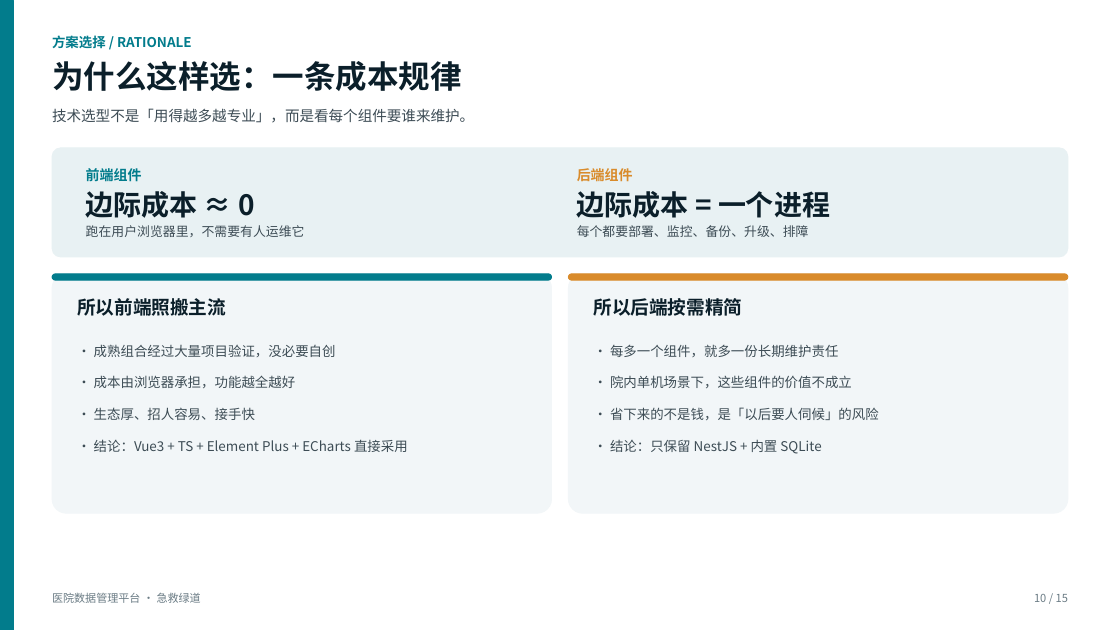
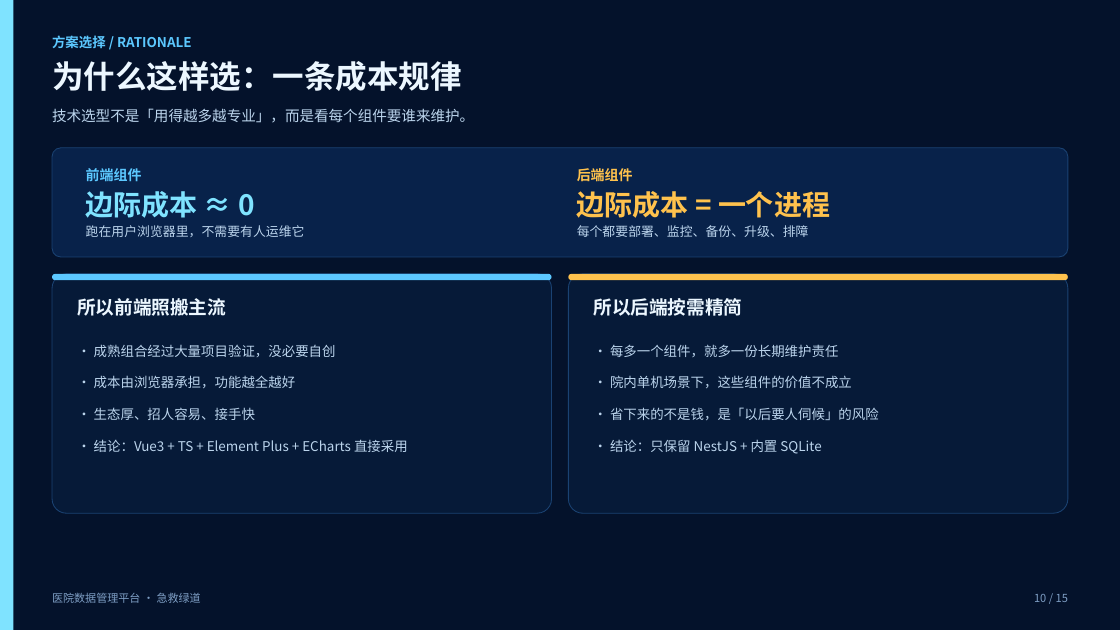
Before and after one commit to popostar11/hospital-data-platform, a slide deck: slide 10 of docs/ppt/医院数据管理平台-项目汇报.pptx. Drawn at 1120x630 pixels with LibreOffice and Linux fonts; fonts in the diff are those of the drawing. Boxes give left, top, right and bottom in pixels: in the first picture for what was removed or moved away, otherwise in the second. Text is boxed around its words. In the diff, an @@ line names an element or a change of style, - is before the commit and + after.

Commit message:
style(ppt): 两份演示稿改用大屏同色系（深色）
配色不再借用参考稿的青绿，改为直接取大屏自身的样式令牌：
  --c-bg-deep #02091A / --c-bg #04122B / 面板叠底 #08224A
  --c-line 柔和化 #1A4272 / --c-cyan #7FE3FF / --c-value #7FFFE0
  --c-text #DCEFFF / --c-text-dim #8FB4DC

改动范围：
- 两份脚本都改为令牌化配色，并支持 --light 切回浅色（便于打印）
- 内容页显式铺一层底色（深色主题必需），卡片加描边、表格换深色表头
- 深色底让大屏与后台截图与版面融为一体，比浅色底更贴合产品

顺带修掉两处构建脚本缺陷：
- band() 的两处调用误把「段落字典」当「run 列表」传入（KeyError: 't'）
- build-ppt.py 缺 import sys，且全局字符串替换误伤了调色板定义本身
  （出现 LABEL_ON_DARK = LABEL_ON_DARK 之类自引用）

验收：两份均为 16:9、0 个形状越界、check_office 结构与内容断言通过、渲染无缺字。

```diff
--- a/docs/ppt/医院数据管理平台-项目汇报.pptx
+++ b/docs/ppt/医院数据管理平台-项目汇报.pptx
@@ rectangle at (0, 0, 13, 630): fill #027C8C to #7FE3FF; outline #027C8C 0.75 pt to none @@
@@ rectangle added at (0, 0, 1120, 630), fill #04122B @@
@@ text "方案选择 / RATIONALE" at (52, 35, 192, 48): text colour #027C8C to #5CC8FF @@
@@ rounded rectangle at (52, 148, 1068, 257): fill #E8F1F3 to #08224A; outline #E8F1F3 0.75 pt to #1A4272 0.75 pt @@
@@ text "前端组件" at (86, 168, 305, 237): text colour #027C8C to #5CC8FF in "前端组件"; text colour #0B1F2A to #7FE3FF in "边际成本 ≈ 0"; text colour #3D4C55 to #BBD4EC in "跑在用户浏览器里，不需要有人运维它" @@
@@ text "后端组件" at (577, 168, 809, 237): text colour #D98B2B to #FFC24D in "后端组件"; text colour #0B1F2A to #FFC24D in "边际成本 = 一个进程"; text colour #3D4C55 to #BBD4EC in "每个都要部署、监控、备份、升级、排障" @@
@@ rounded rectangle at (52, 274, 552, 513): fill #F2F6F8 to #061A38; outline #F2F6F8 0.75 pt to #1A4272 0.75 pt @@
@@ rounded rectangle at (52, 274, 552, 280): fill #027C8C to #5CC8FF; outline #027C8C 0.75 pt to none @@
@@ rounded rectangle at (569, 274, 1069, 513): fill #F2F6F8 to #061A38; outline #F2F6F8 0.75 pt to #1A4272 0.75 pt @@
@@ rounded rectangle at (569, 274, 1069, 280): fill #D98B2B to #FFC24D; outline #D98B2B 0.75 pt to none @@
@@ text colour #0B1F2A to #ECF7FF in 3 elements at (52, 61, 462, 91), (77, 298, 226, 316), (594, 298, 743, 316) @@
@@ text colour #3D4C55 to #BBD4EC in 3 elements at (52, 108, 474, 123), (94, 344, 408, 452), (610, 345, 879, 454) @@
@@ text "医院数据管理平台 · 急救绿道" at (52, 593, 201, 603): text colour #6B7C85 to #7E9EC4 @@
@@ text "10 / 15" at (1034, 594, 1068, 602): text colour #6B7C85 to #7E9EC4 @@
```
Also in this commit, not shown: 14 other slides changed, 3 other files.
